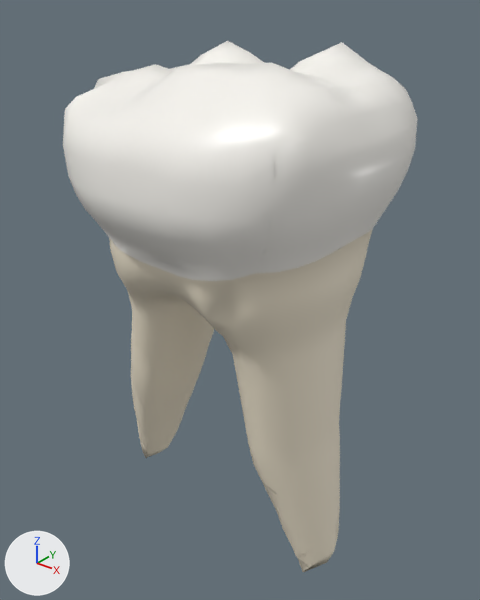
What one commit did to the glTF model public/models/teeth/85-lo.glb.
Both versions are drawn from a 50 mm camera at (12.26, -15.18, 7.1) aimed at (-0.08, 0.25, -2.46). Lighting does not change. The marker at lower left points along +X, +Y and +Z. The first picture is the older version. Where no turn or scale is listed for an object, it has been applied to the vertices.

Names of what the first picture shows: 'D', 'M', 'O', 'V', 'root'.
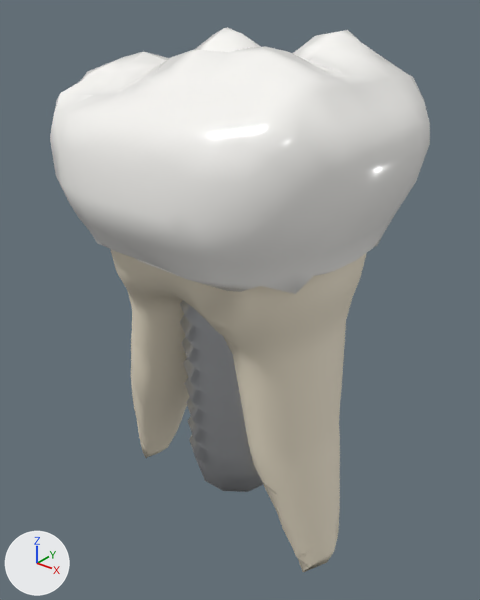
Where the newer file only moved an object's origin or applied its transform, the numbers keep the older frame.

Patch to the scene script:
```diff
--- a/public/models/teeth/85-lo.glb.py
+++ b/public/models/teeth/85-lo.glb.py
@@ mat_titanium @@
+mat_titanium = principled_material('titanium')
+mat_titanium.base_color = (0.72, 0.74, 0.77)  # light grey #dddfe3
+mat_titanium.metallic = 1.0
+mat_titanium.roughness = 0.35
@@ mat_ceramic @@
+mat_ceramic = principled_material('ceramic')
+mat_ceramic.base_color = (0.97, 0.96, 0.93)  # white #fcfaf7
+mat_ceramic.roughness = 0.2
@@ me_implant @@
+me_implant.from_pydata(...)  # 242 vertices, 480 faces; spans x -1.98..1.98, y -1.89..1.89, z -6.5..6.5
+me_implant.materials.append(mat_titanium)  # light grey #dddfe3
@@ me_crown @@
+me_crown.from_pydata(...)  # 372 vertices, 740 faces; spans x -5.26..5.26, y -4.7..4.7, z -3.06..3.06
+me_crown.materials.append(mat_ceramic)  # white #fcfaf7
@@ ob_implant @@
+ob_implant = bpy.data.objects.new('implant', me_implant)
+ob_implant.location = (0.0, 0.0, -3.3)
@@ ob_crown @@
+ob_crown = bpy.data.objects.new('crown', me_crown)
+ob_crown.location = (0.0, 0.0, 2.76)
```

Location of each change, (x1, y1, x2, y2) in pixels of the pictures (480 x 600 px):
'crown', added: after (50, 27, 430, 294)
'implant', added: after (180, 301, 263, 492)
'V', unchanged, covered by the edit: before (63, 76, 275, 281); after (134, 258, 178, 276)
'M', unchanged, covered by the edit: before (255, 70, 418, 274)
'O', unchanged, covered by the edit: before (115, 41, 379, 96)
